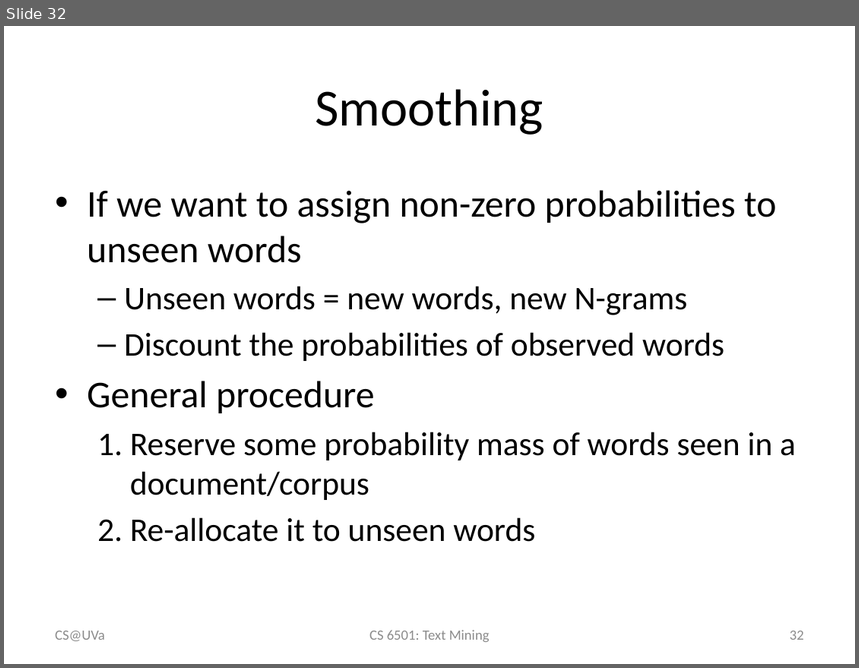
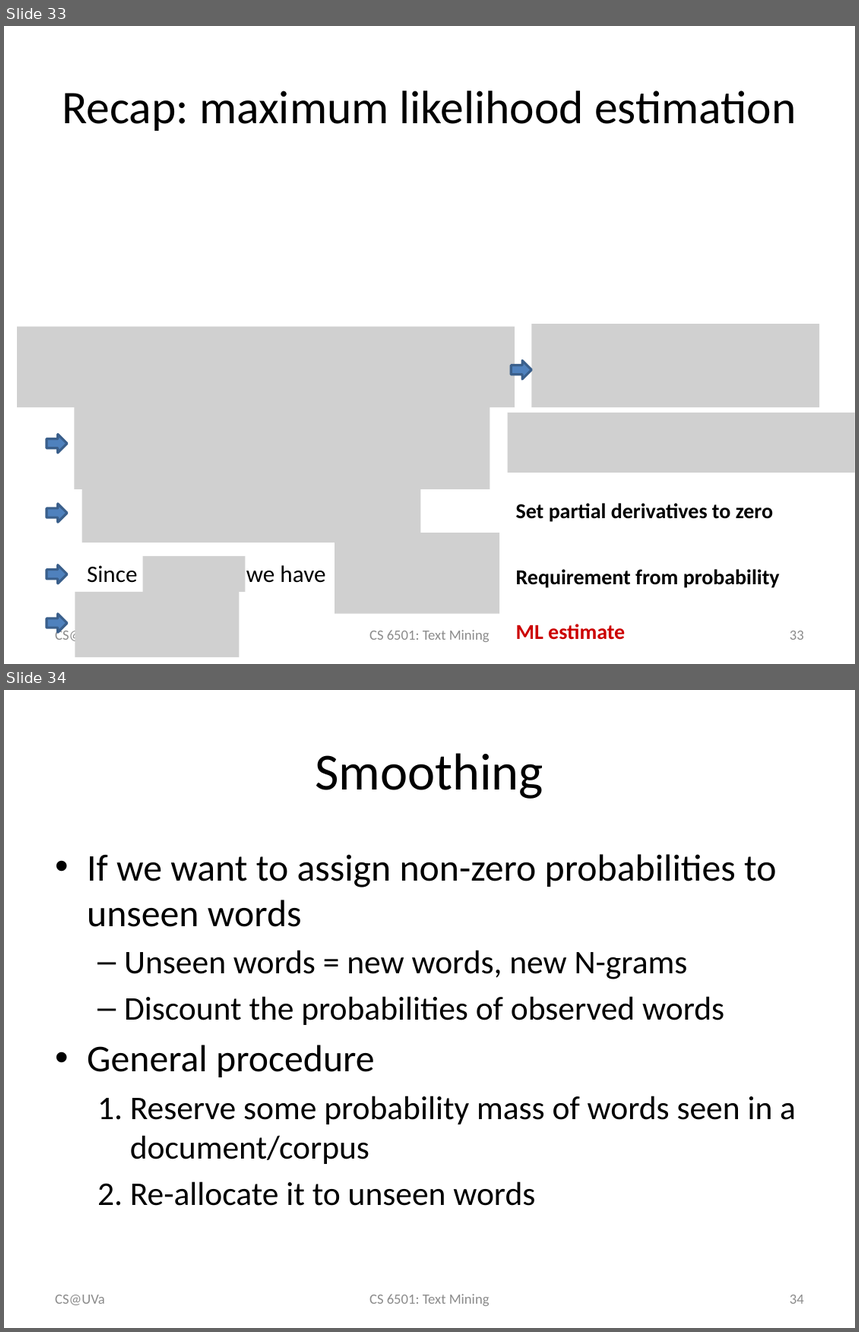
Before and after one commit to wang296/CS6501-Text-Mining, a slide deck: docs/Language Models.pptx. Shown one above the other, each under a label of ours: slide 32 before the commit, slides 33 and 34 after it. The pictures are 859x668 and 859x1332 pixels, drawn with LibreOffice and Linux fonts; fonts in the diff are those of the drawing; grey boxes stand for pictures. Boxes give left, top, right and bottom in pixels: in the first picture for what was removed or moved away, otherwise in the second. Text is boxed around its words. In the diff, an @@ line names an element or a change of style, - is before the commit and + after.

```diff
--- a/docs/Language Models.pptx
+++ b/docs/Language Models.pptx
@@ slide 33 added at [4,26,855,664], background #FFFFFF @@
@@ title added at [63,91,796,131], 39.6 pt, text #000000 @@
+Recap: maximum likelihood estimation
@@ picture added at [17,326,515,408] @@
@@ picture added at [531,324,819,408] @@
@@ right arrow added at [512,360,531,379], fill #4F81BD, outline #3A5F8C 2 pt @@
@@ picture added at [74,398,489,490] @@
@@ picture added at [508,412,855,473] @@
@@ right arrow added at [47,435,67,453], fill #4F81BD, outline #3A5F8C 2 pt @@
@@ picture added at [82,480,421,543] @@
@@ right arrow added at [47,503,67,522], fill #4F81BD, outline #3A5F8C 2 pt @@
@@ text added at [516,503,773,522], 18 pt, text #000000, bold @@
+Set partial derivatives to zero
@@ group added at [47,534,500,614]: 2 pictures, 2 texts, 1 right arrow @@
+Since
+we have
@@ text added at [516,569,780,588], 18 pt, text #000000, bold @@
+Requirement from probability
@@ picture added at [75,592,239,658] @@
@@ right arrow added at [47,614,67,633], fill #4F81BD, outline #3A5F8C 2 pt @@
@@ text added at [55,629,105,645], 12 pt, text #8C8C8C @@
+CS@UVa
@@ text added at [370,630,490,642], 12 pt, text #8C8C8C @@
+CS 6501: Text Mining
@@ text added at [516,624,625,640], 18 pt, text #CC0000, bold @@
+ML estimate
@@ page number added at [790,631,804,640], 12 pt, text #8C8C8C @@
+33
@@ what was slide 32 is now slide 34 @@
@@ page number at [790,1295,804,1304]: text changed @@
-32
+34
```
Also in this commit, not shown: 1 other slide added, 3 other files.
